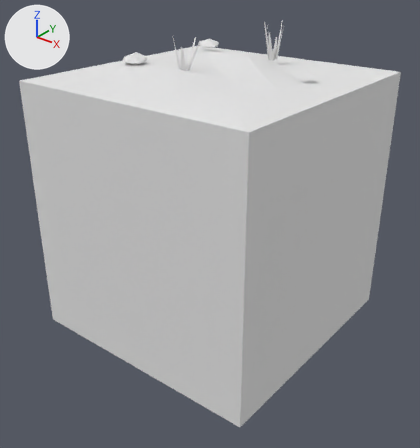
Renders of the FBX model Assets/Tiles/Blend/Blend Sand Grass 1.fbx from each side of a commit.
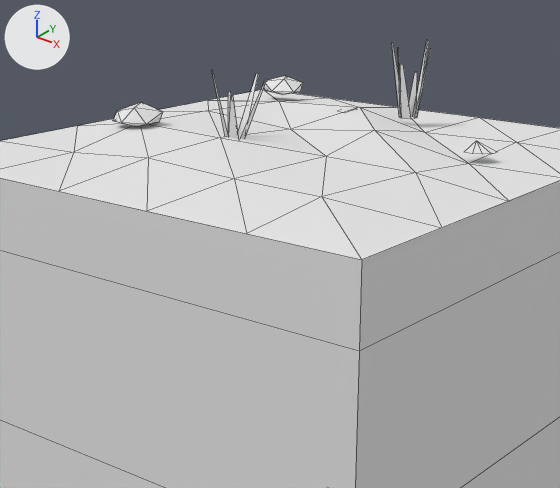
Each version appears first whole from a camera (50 mm lens) standing at (2.68, -3.42, 1.94) and looking at (0.05, -0.14, -0.09), and next in a close-up on the part from 15% to 83% of the width and 0% to 56% of the height. Every picture has the same lights, and +X, +Y and +Z are marked at upper left. The older version's two pictures come first. The close-ups show mesh edges as thin lines. Where no turn or scale is listed for an object, it has been applied to the vertices. Vertices at exactly the same position are counted once.

Names of what the first close-up shows: 'Blend Sand Grass 1'.
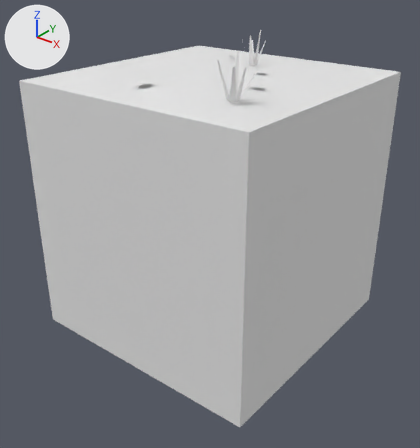
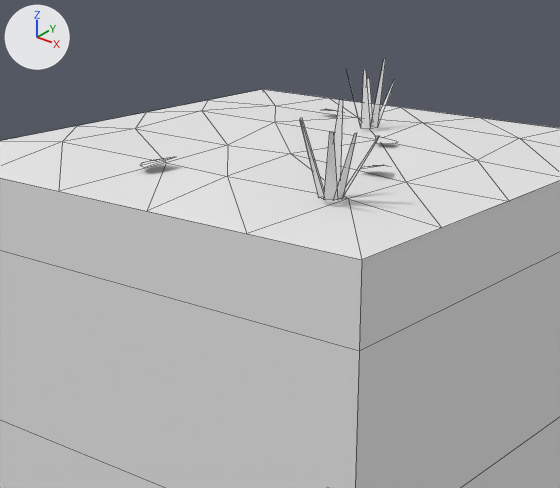
Boxes [x1, y1, x2, y2] around the edits, measured in the close-ups (560 x 488 px; the box of a moved part takes in the faces that stretch with it):
'Blend Sand Grass 1', reshaped
    before: [0, 40, 560, 488]
    after: [0, 59, 560, 488]
part 1 of me_blend_sand_grass_1, moved or reshaped
    before: [346, 108, 357, 112]
    after: [375, 136, 398, 144]
part 2 of me_blend_sand_grass_1, deleted
    before: [212, 40, 431, 139]
part 3 of me_blend_sand_grass_1, reshaped
    before: [59, 98, 560, 260]
    after: [59, 59, 560, 260]

The edits, one by one:
me_blend_sand_grass_1 is used by ob_blend_sand_grass_1; location (0.0, 0.0, 0.0).
me_blend_sand_grass_1 had 127 vertices, 119 faces and spanned x -1.0..1.0, y -1.0..1.0, z -1.0..1.39.
me_blend_sand_grass_1 now has 115 vertices, 87 faces and spans x -1.0..1.0, y -1.0..1.0, z -1.0..1.36.
me_blend_sand_grass_1 part 1: the loose piece of 5 vertices spanning x -0.22..-0.14, y 0.53..0.62, z 1.09..1.11 is scaled about its middle by (-0.984, -0.984, 1), then moved by (0.48, -0.43, 0.0).
me_blend_sand_grass_1 part 2: 12 loose pieces with 56 vertices, spanning x -0.71..0.16, y -0.21..0.78, z 1.09..1.39, are deleted.
Part 3, on me_blend_sand_grass_1:
13 vertices are removed from x -0.71..0.7, y -0.33..0.27, z 1.09..1.18.
24 faces are deleted.
21 vertices move from x -0.65..0.68, y -0.64..0.62, z 1.05..1.13 to x -0.65..0.65, y -0.69..0.64, z 1.06..1.26.
45 vertices are added at x -0.16..0.74, y -0.76..0.46, z 1.09..1.36.
15 new faces join them.
Other edits to the shape of me_blend_sand_grass_1 do not show in these pictures.
